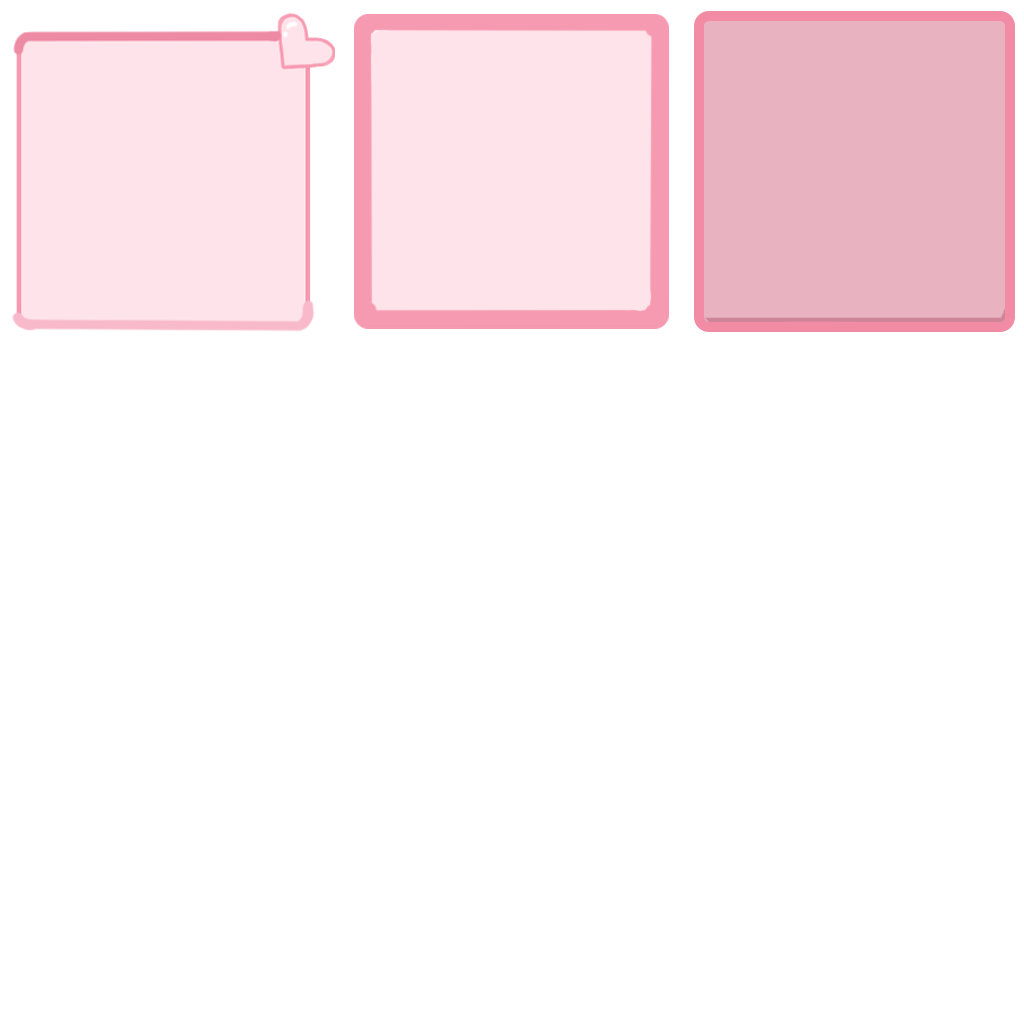
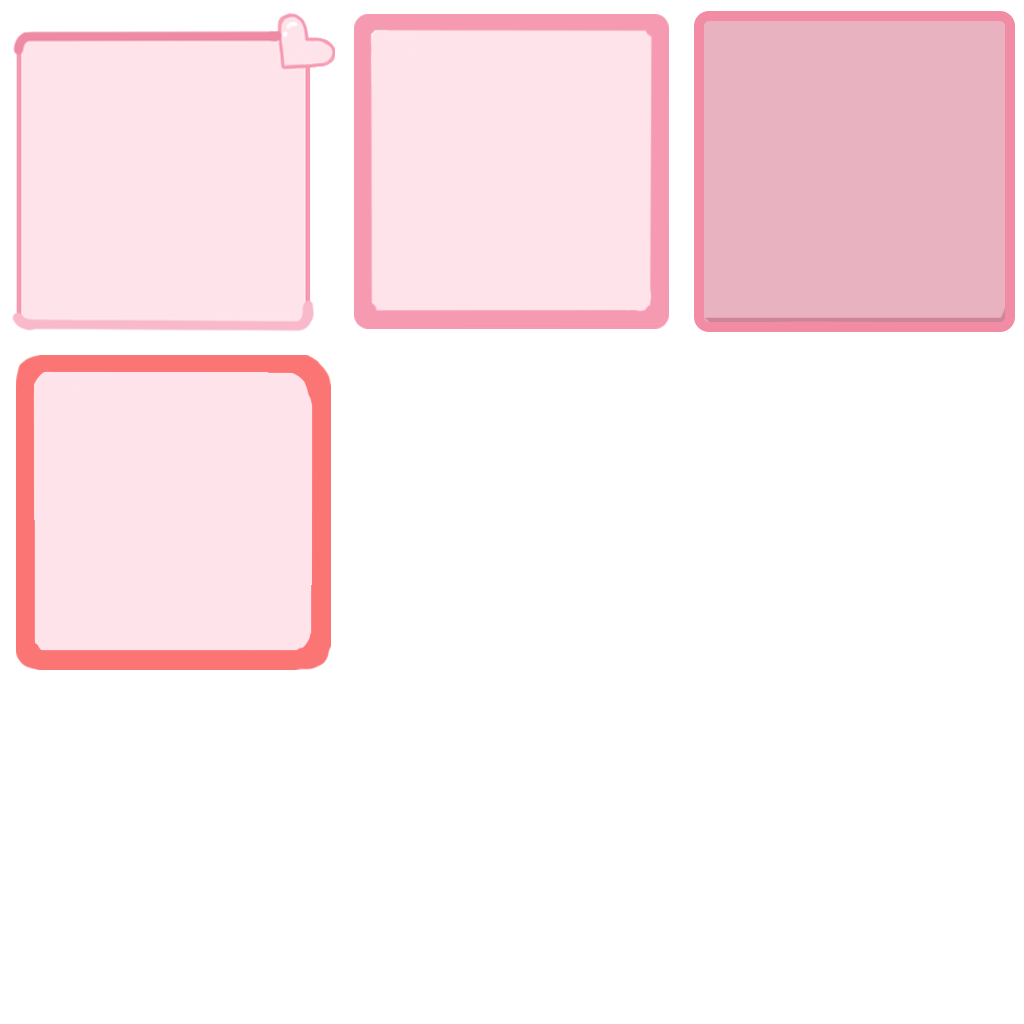
Layer changes from the first (1024, 1024) image to the second:
added layer "Rounded Rectangle 1 copy" above "Rounded Rectangle 1" over [16, 355, 331, 670]
